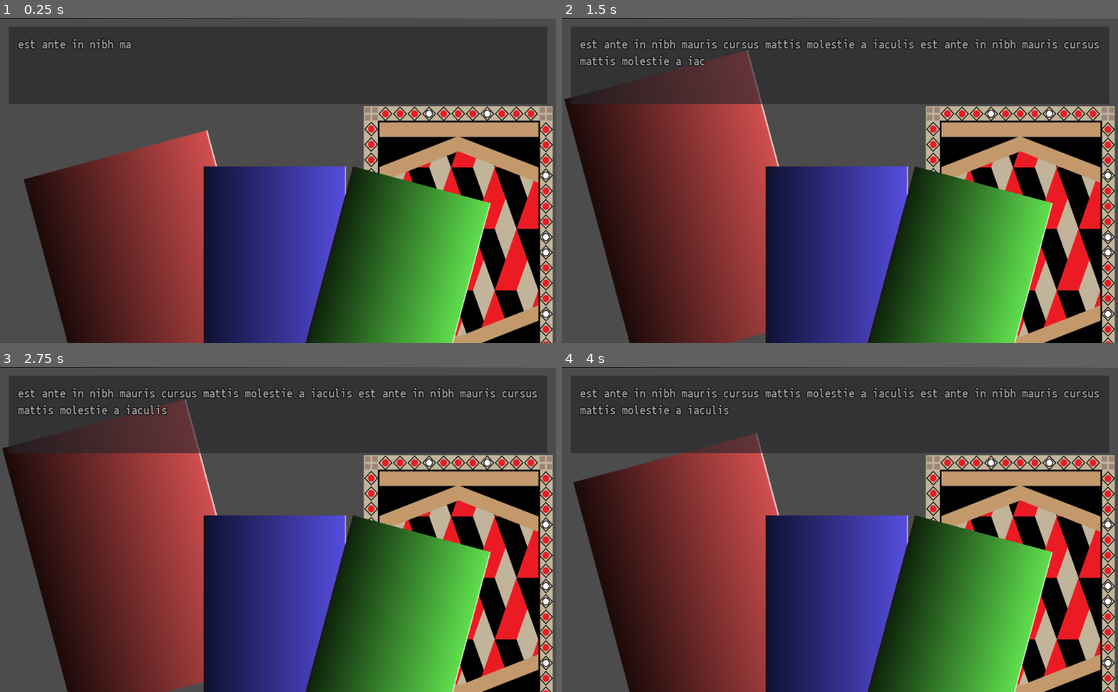
Above: before the commit, frames 1-4 (two rows, left to right).
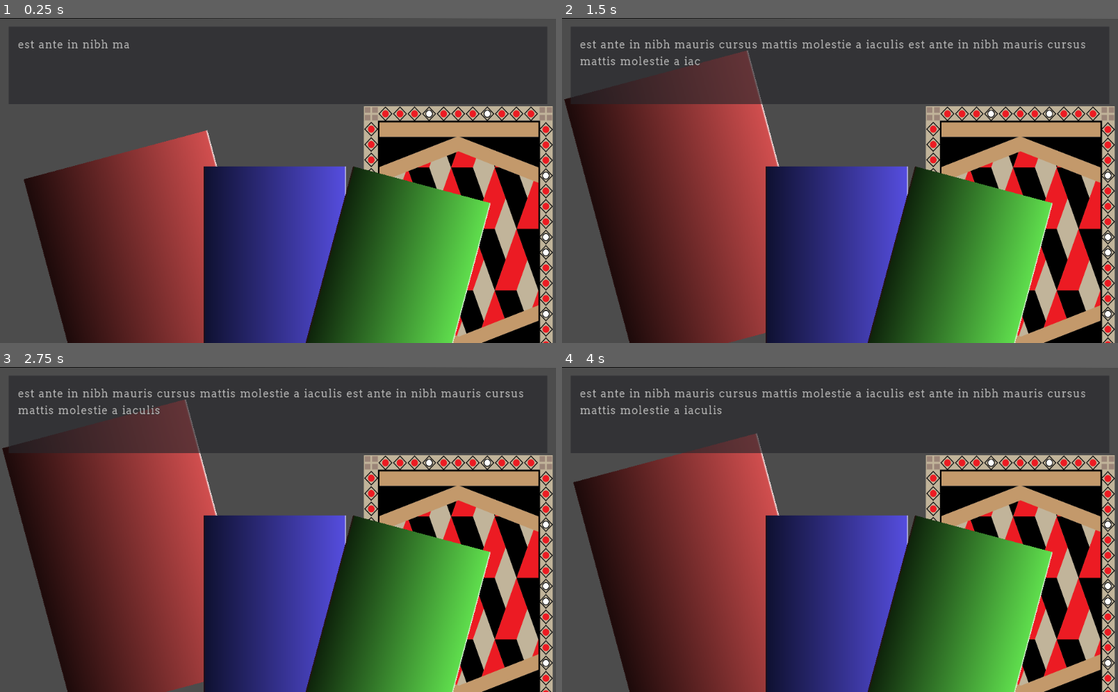
Above: after the commit, the same moments.

Repository: TomeSprout/slice-of-dice
Game: Godot game, scene res://src/stages/Level1.tscn
Same seed, same stepped clock (60 frames per second), same inputs: the game is played once before the commit and once after it.
Inputs (mouse positions are in pixels of both pictures, inside the frame that each line leads up to):
- Up to frame 1 (0.25 s): no input
- Up to frame 2 (1.5 s): click (1017, 245) at 0.5 s; move the mouse to (1017, 245) at 1.27 s; hold Up (ui_up) from 1.28 s (still down)
- Up to frame 3 (2.75 s): move the mouse to (133, 562) at 2.02 s; release Up (ui_up) at 2.03 s; hold Down (ui_down) from 2.03 s (still down)
- Up to frame 4 (4 s): tap Enter at 2.75 s; move the mouse to (895, 458) at 2.77 s; release Down (ui_down) at 2.78 s; hold Up (ui_up) from 2.78 s (still down); move the mouse to (812, 594) at 3.52 s

The runs differ from the first frame. In frame 1, 0.2% of the frame differs, in the area x 3-24%, y 6-10%; in frame 2, 1.3%; in frame 3, 1.4%, in the area x 3-97%, y 6-15%; in frame 4, 1.4%.

Commit message:
Change base font for text box to Arvo

Diff:
--- a/src/text_box/textbox_display.tscn
+++ b/src/text_box/textbox_display.tscn
@@ -1,6 +1,6 @@
 [gd_scene load_steps=3 format=2]
 
-[ext_resource path="res://src/font/Font_SudoVariable.tres" type="DynamicFont" id=1]
+[ext_resource path="res://src/font/Font_ArvoRegular.tres" type="DynamicFont" id=1]
 [ext_resource path="res://src/text_box/Text_Label.gd" type="Script" id=2]
 
 [node name="TextBox" type="Node2D"]
